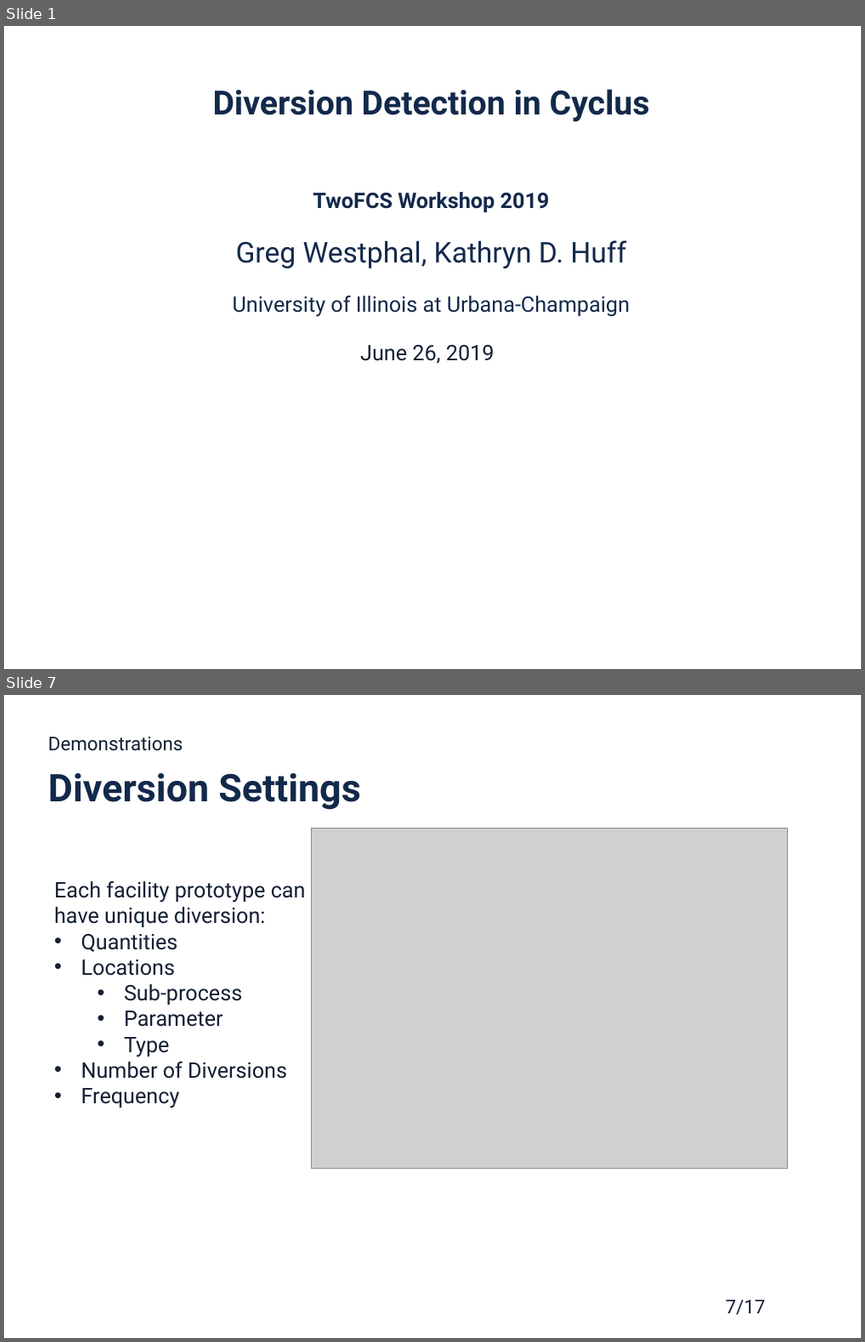
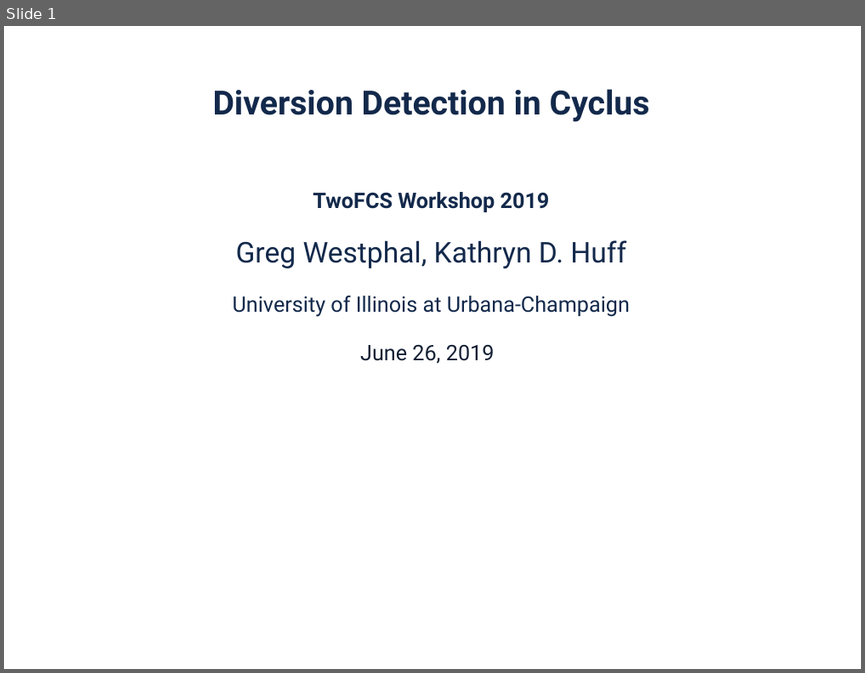
Before and after one commit to gtw2/2019-westphal-twofcs, a slide deck: 2019-westphal-twofcs-pres.pptx. Shown one above the other, each under a label of ours: slides 1 and 7 before the commit, slide 1 after it; the slides between them are not shown. The pictures are 865x1342 and 865x673 pixels, drawn with LibreOffice and Linux fonts; fonts in the diff are those of the drawing; grey boxes stand for pictures; background and template pictures are left out. Boxes give left, top, right and bottom in pixels: in the first picture for what was removed or moved away, otherwise in the second. Text is boxed around its words. In the diff, an @@ line names an element or a change of style, - is before the commit and + after.

```diff
--- a/2019-westphal-twofcs-pres.pptx
+++ b/2019-westphal-twofcs-pres.pptx
@@ slide 7 removed at (4,695,861,1338), background picture (left out) @@
@@ text removed at (48,737,183,751) @@
-Demonstrations
@@ title removed at (48,773,361,810) @@
-Diversion Settings
@@ picture removed at (312,828,787,1168) @@
@@ text removed at (54,881,306,1108) @@
-Each facility prototype can have unique diversion:
-• Quantities
-• Locations
-  • Sub-process
-  • Parameter
-  • Type
-• Number of Diversions
-• Frequency
@@ page number removed at (726,1299,766,1315) @@
-7/17
```
Also in this commit, not shown: 10 slides changed, 2 slides added, 1 other file.
